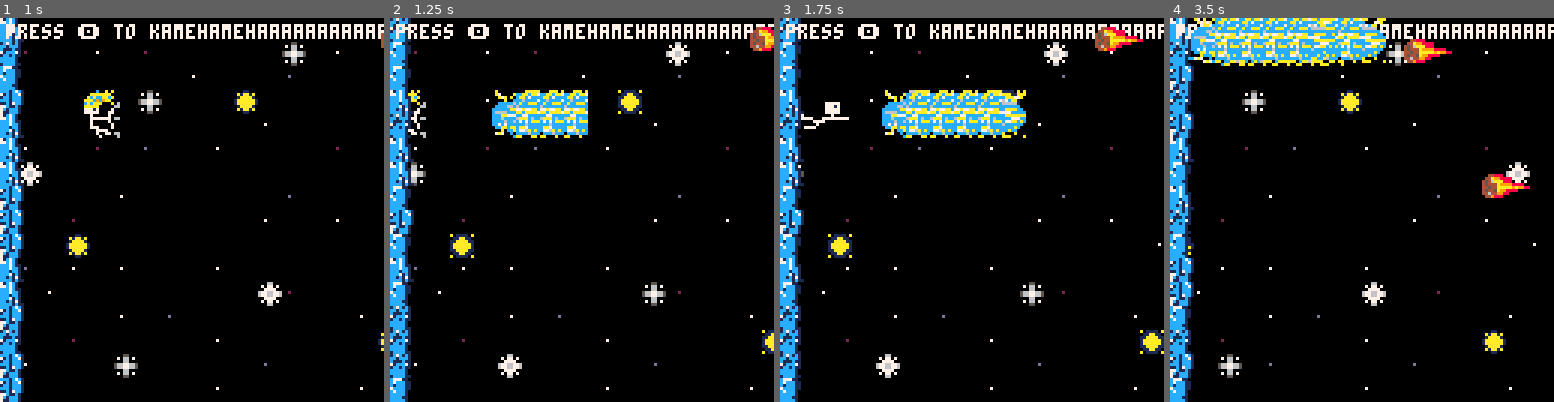
Above: before the commit, frames 1-4 (left to right).
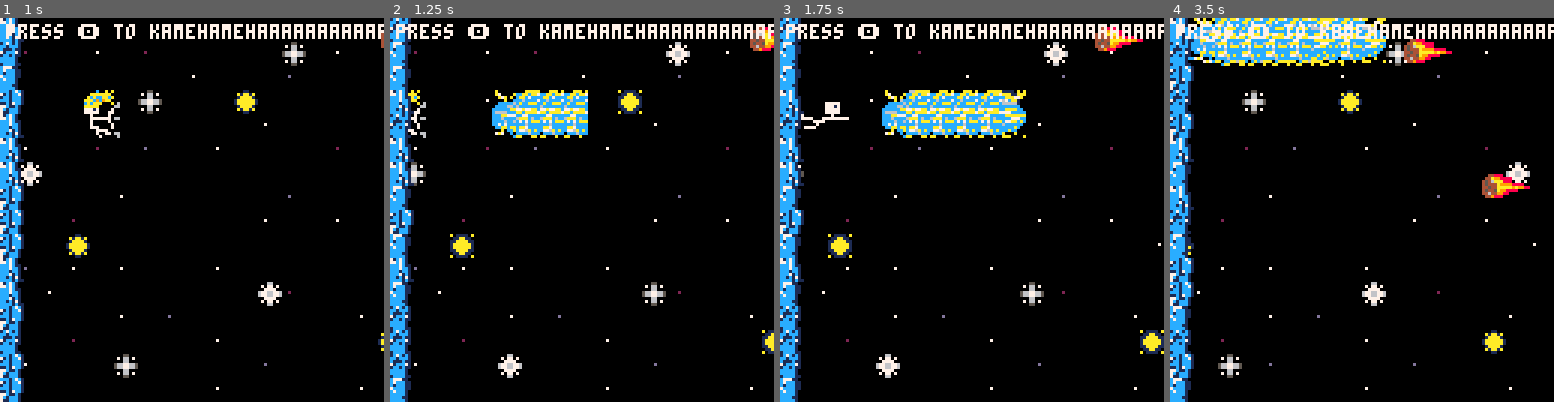
Above: after the commit, the same moments.

Repository: Jerry-Gu-SB/pico-8-kamehameha
Game: PICO-8 cartridge kamehameha.p8
Two runs of this game, one before a commit and one after it. Both use one fixed random seed, a clock stepped at 60 frames per second and the inputs below.
Inputs:
- Up to frame 1 (1 s): tap X (X key) at 0.33 s; tap O (Z key) at 0.7 s
- Up to frame 2 (1.25 s): tap X (X key) at 1.07 s
- Up to frame 3 (1.75 s): hold Right from 1.6 s (still down); tap O (Z key) at 1.7 s
- Up to frame 4 (3.5 s): tap X (X key) at 1.85, 2.97 s; release Right at 2.1 s; tap O (Z key) every 0.4 s from 2.1 to 3.3 s; hold Up 2.15-2.42 s; hold Right 2.47-3.03 s; hold Left from 3.08 s (still down)

Frame 1 is identical in both runs. In frame 2, 0.1% of the frame differs, in the area x 93-100%, y 2-6%; in frame 3, 0.1%; in frame 4, 0.7%, in the area x 5-56%, y 1-7%.

Commit message:
adjusted drawing layers

Diff:
--- a/kamehameha.p8
+++ b/kamehameha.p8
@@ -155,6 +155,7 @@
     cls()
     draw_map()
     draw_player()
+    draw_objects()
     draw_fire()
 
     print("press 🅾️ to kamehamehaaaaaaaaaaaaaa", 2, 2, 7)
@@ -163,7 +164,9 @@
         print("game over", 40, 64, 7)
         print("press 🅾️ to try again", 32, 72, 7)
     end
-
+end
+
+function draw_objects()
     for obj in all(objects) do
         obj:draw()
     end
